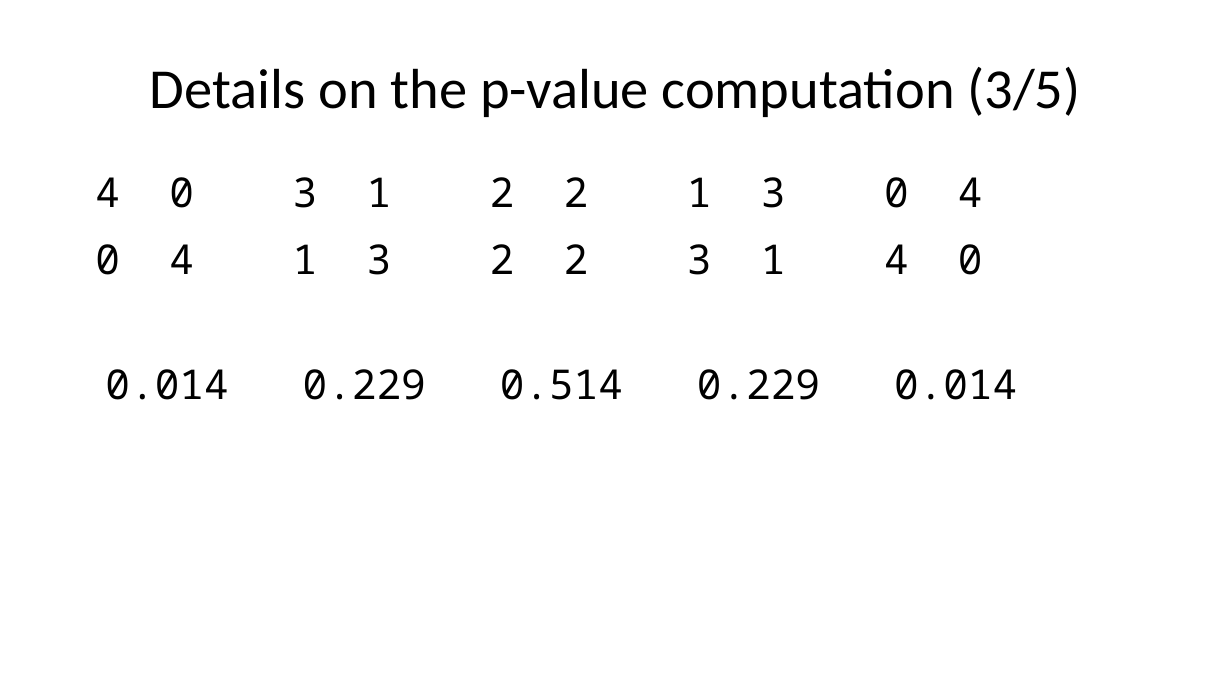
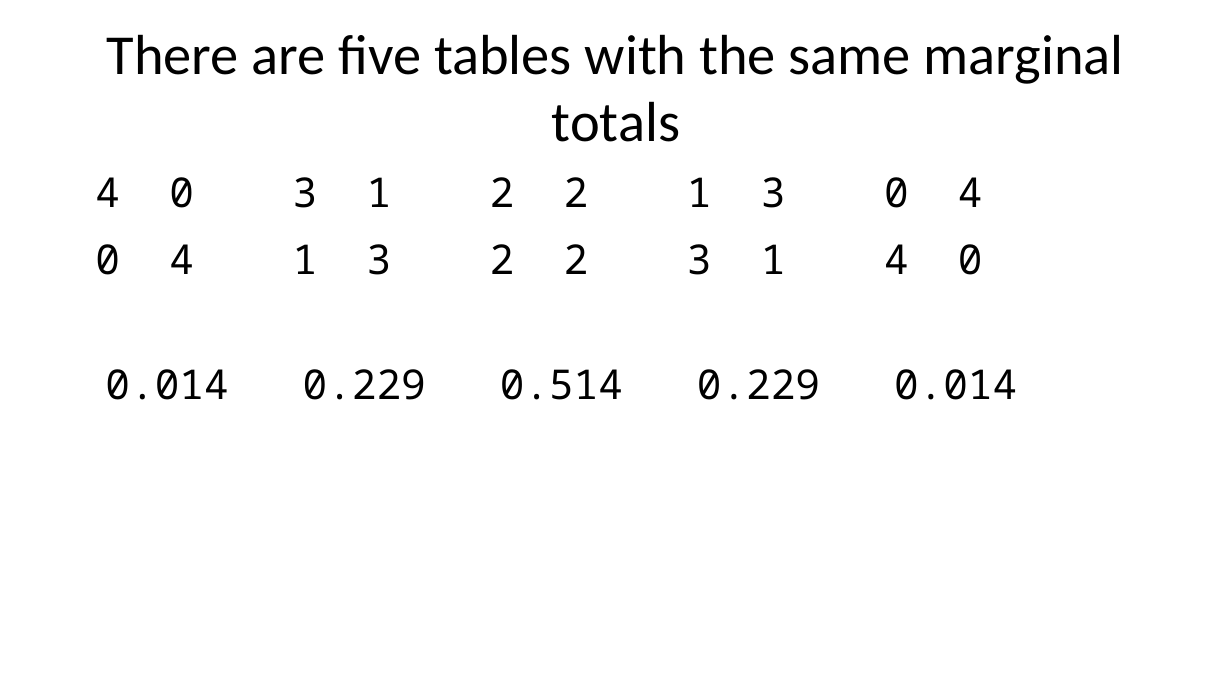
Before and after one commit to pmean/talks, a slide deck: slide 28 of exact-tests/results/exact-and-randomization-tests.pptx (slide 26 before the commit). Drawn at 1232x693 pixels with LibreOffice and Linux fonts; fonts in the diff are those of the drawing. Boxes give left, top, right and bottom in pixels: in the first picture for what was removed or moved away, otherwise in the second. Text is boxed around its words. In the diff, an @@ line names an element or a change of style, - is before the commit and + after.

```diff
--- a/exact-tests/results/exact-and-randomization-tests.pptx
+++ b/exact-tests/results/exact-and-randomization-tests.pptx
@@ title at bbox=[107, 34, 1124, 142]: text changed @@
-Details on the p-value computation (3/5)
+There are five tables with the same marginal totals
```
Also in this commit, not shown: 26 other slides changed, 14 slides added, 5 slides removed, 9 other files.
